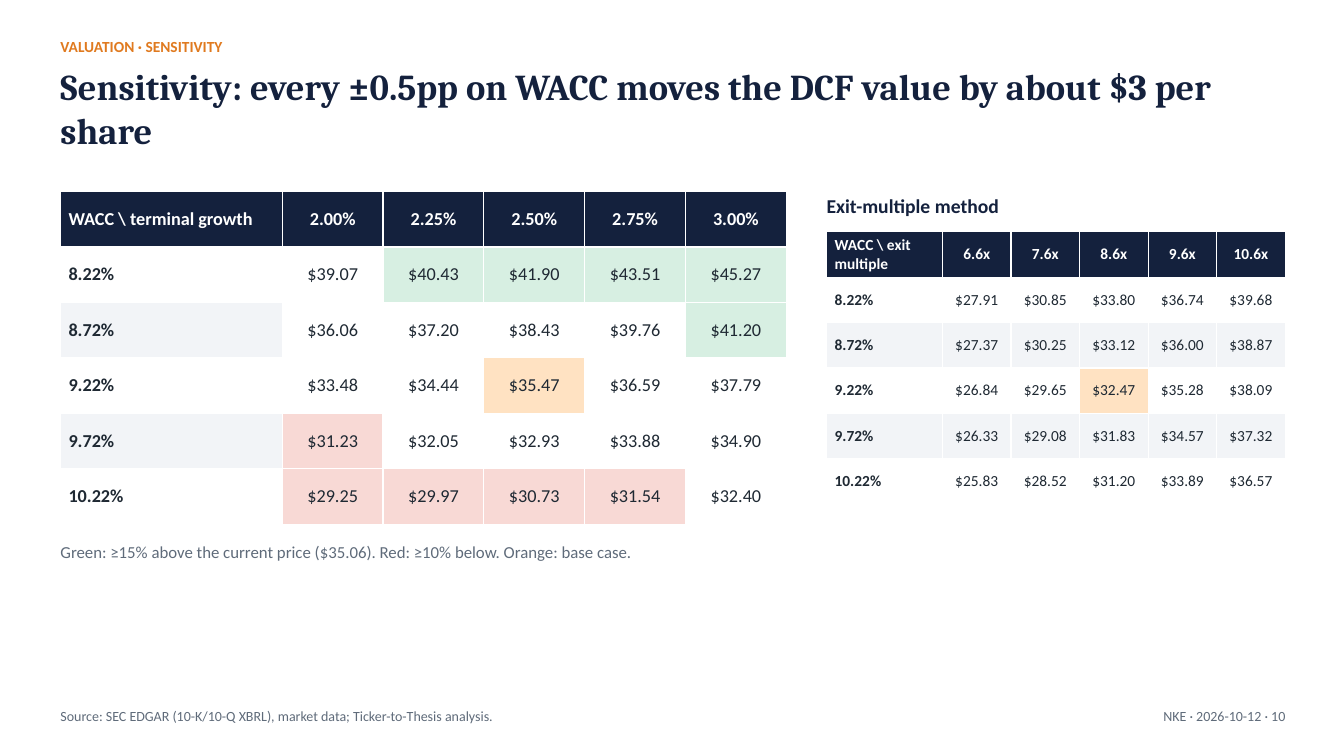
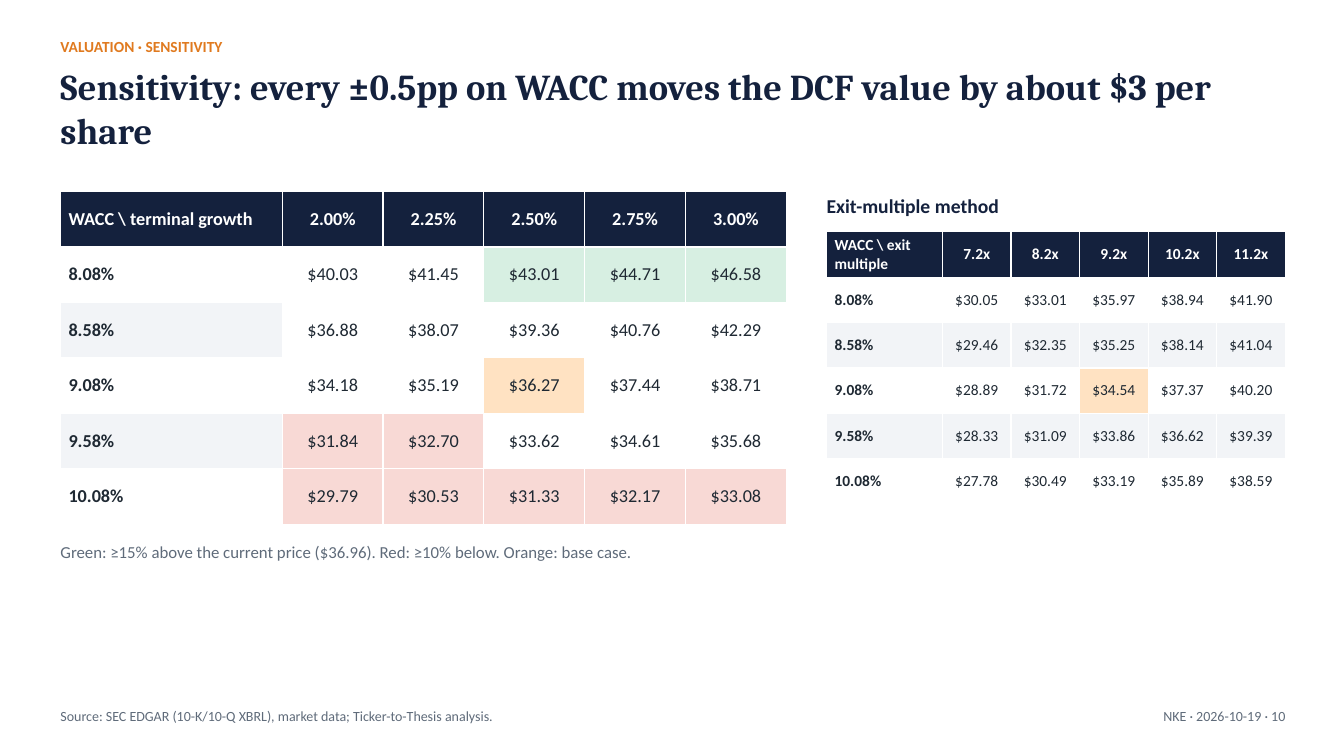
Before and after one commit to Abhishek10-r/ticker-to-thesis, a slide deck: slide 10 of examples/nike/latest/NKE_pitch_deck.pptx. Drawn at 1344x756 pixels with LibreOffice and Linux fonts; fonts in the diff are those of the drawing. Boxes give left, top, right and bottom in pixels: in the first picture for what was removed or moved away, otherwise in the second. Text is boxed around its words. In the diff, an @@ line names an element or a change of style, - is before the commit and + after.

```diff
--- a/examples/nike/latest/NKE_pitch_deck.pptx
+++ b/examples/nike/latest/NKE_pitch_deck.pptx
@@ table at (60, 192, 786, 524) @@
-row 2: 8.22% | $39.07 | $40.43 | $41.90 | $43.51 | $45.27
+row 2: 8.08% | $40.03 | $41.45 | $43.01 | $44.71 | $46.58
-row 3: 8.72% | $36.06 | $37.20 | $38.43 | $39.76 | $41.20
+row 3: 8.58% | $36.88 | $38.07 | $39.36 | $40.76 | $42.29
-row 4: 9.22% | $33.48 | $34.44 | $35.47 | $36.59 | $37.79
+row 4: 9.08% | $34.18 | $35.19 | $36.27 | $37.44 | $38.71
-row 5: 9.72% | $31.23 | $32.05 | $32.93 | $33.88 | $34.90
+row 5: 9.58% | $31.84 | $32.70 | $33.62 | $34.61 | $35.68
-row 6: 10.22% | $29.25 | $29.97 | $30.73 | $31.54 | $32.40
+row 6: 10.08% | $29.79 | $30.53 | $31.33 | $32.17 | $33.08
@@ fill #D7EFE2 to #FFFFFF in 2 cells @@
@@ fill #FFFFFF to #F8D9D5 in 2 cells @@
@@ table at (827, 232, 1286, 504) @@
-row 1: WACC \ exit multiple | 6.6x | 7.6x | 8.6x | 9.6x | 10.6x
+row 1: WACC \ exit multiple | 7.2x | 8.2x | 9.2x | 10.2x | 11.2x
-row 2: 8.22% | $27.91 | $30.85 | $33.80 | $36.74 | $39.68
+row 2: 8.08% | $30.05 | $33.01 | $35.97 | $38.94 | $41.90
-row 3: 8.72% | $27.37 | $30.25 | $33.12 | $36.00 | $38.87
+row 3: 8.58% | $29.46 | $32.35 | $35.25 | $38.14 | $41.04
-row 4: 9.22% | $26.84 | $29.65 | $32.47 | $35.28 | $38.09
+row 4: 9.08% | $28.89 | $31.72 | $34.54 | $37.37 | $40.20
-row 5: 9.72% | $26.33 | $29.08 | $31.83 | $34.57 | $37.32
+row 5: 9.58% | $28.33 | $31.09 | $33.86 | $36.62 | $39.39
-row 6: 10.22% | $25.83 | $28.52 | $31.20 | $33.89 | $36.57
+row 6: 10.08% | $27.78 | $30.49 | $33.19 | $35.89 | $38.59
@@ text at (60, 546, 631, 561): text changed @@
-Green: ≥15% above the current price ($35.06). Red: ≥10% below. Orange: base case.
+Green: ≥15% above the current price ($36.96). Red: ≥10% below. Orange: base case.
@@ text at (1163, 711, 1285, 721): text changed @@
-NKE · 2026-10-12 · 10
+NKE · 2026-10-19 · 10
```
Also in this commit, not shown: 14 other slides changed, 4 other files.
